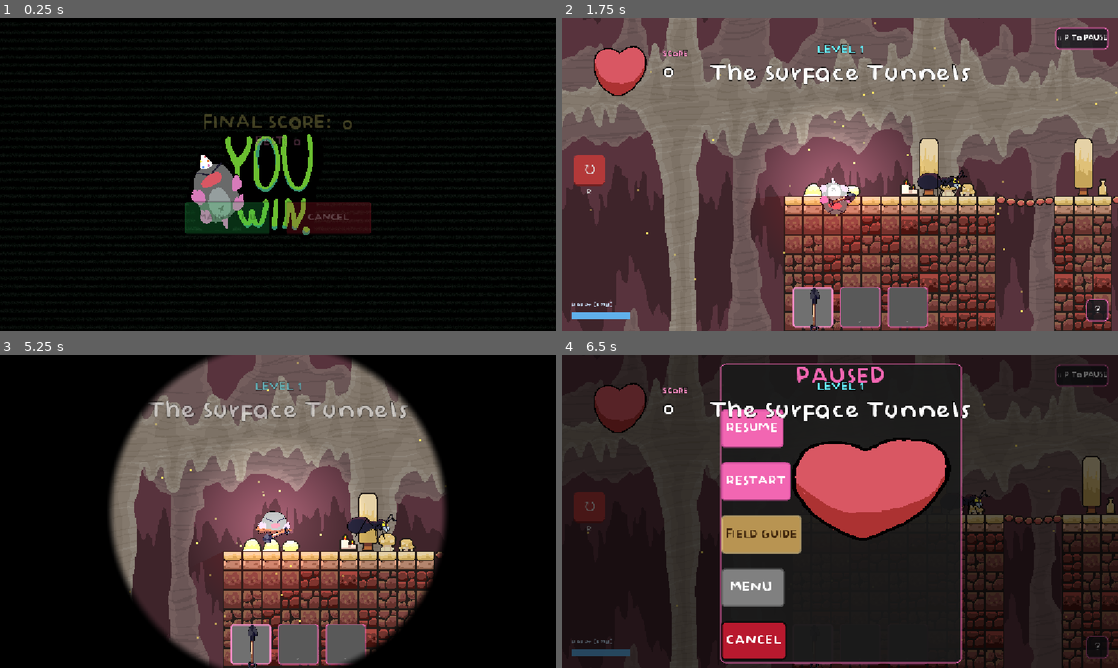
Above: before the commit, frames 1-4 (two rows, left to right).
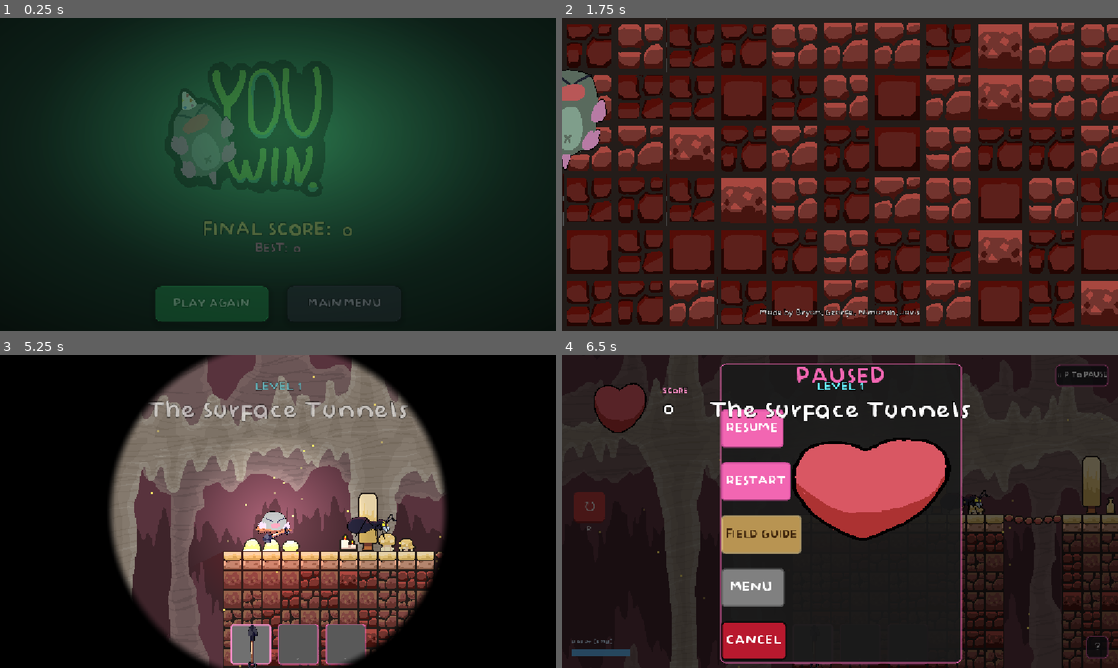
Above: after the commit, the same moments.

Repository: Geofoods/Holy-Moly
Game: Godot game, scene res://scenes/win_screen.tscn
Two runs of this game, one before a commit and one after it. Both use one fixed random seed, a clock stepped at 60 frames per second and the inputs below. This scene is started directly instead of the project's main scene. Sound files missing from this copy of the repository are replaced by a short silence.
Inputs (mouse positions are in pixels of both pictures, inside the frame that each line leads up to):
- Up to frame 1 (0.25 s): no input
- Up to frame 2 (1.75 s): click "MAIN MENU" at 0.5 s; click "CANCEL" (after the commit: "MAIN MENU") at 1.25 s
- Up to frame 3 (5.25 s): tap Enter (ui_accept) at 2, 2.27, 3.02 s; move the mouse to (400, 495) at 2.02 s; hold Right (ui_right) 2.03-2.78 s; tap Shift (dig_dash, bound only before the commit) at 2.1 s; click (400, 495) at 2.17 s; move the mouse to (166, 527) at 2.77 s; hold Down (ui_down) 2.78-3.53 s; click (166, 527) at 2.85 s; move the mouse to (333, 442) at 3.52 s; hold Right (ui_right) 3.53-4.25 s; tap E at 3.6 s; click (333, 442) at 3.67 s; click "PLAY" at 4.25 s; click "Level 1 - The Surface Tunnels" at 5 s
- Up to frame 4 (6.5 s): move the mouse to (812, 574) at 5.77 s; hold W from 5.78 s (still down); tap P at 5.85 s; click (812, 574) at 5.92 s; tap Enter (ui_accept) at 6.02 s

The runs differ from the first frame. In frame 1, 79% of the frame differs, in the area x 0-100%, y 0-100%; in frame 2, 95%; in frame 3, 0.1%; in frame 4, less than 0.1%.

Commit message:
win screen ui changed

Diff:
--- a/scenes/win_screen.tscn
+++ b/scenes/win_screen.tscn
@@ -1,66 +1,92 @@
-[gd_scene format=3 uid="uid://b3w7fiq01gdak"]
+[gd_scene load_steps=13 format=3 uid="uid://b3w7fiq01gdak"]
 
 [ext_resource type="Script" uid="uid://c7nbgm1ch54sp" path="res://scripts/win_screen.gd" id="1_winscr"]
-[ext_resource type="Shader" uid="uid://ch2hh4i0b8k0l" path="res://shaders/corrupted_bg.gdshader" id="2_shader"]
 [ext_resource type="FontFile" uid="uid://bnyew5lradf4a" path="res://Baby Doll.otf" id="4_babydoll"]
 [ext_resource type="Texture2D" uid="uid://b301151ulaavk" path="res://image (6).webp" id="5_winimg"]
 
-[sub_resource type="ShaderMaterial" id="ShaderMaterial_bg"]
-shader = ExtResource("2_shader")
-shader_parameter/scanline_count = 240.0
-shader_parameter/scanline_opacity = 0.22
-shader_parameter/noise_strength = 0.07
-shader_parameter/glitch_speed = 2.4
-shader_parameter/base_color = Color(0.035, 0.05, 0.04, 1)
-shader_parameter/tint_color = Color(0.15, 0.55, 0.3, 1)
+[sub_resource type="Gradient" id="Gradient_bg"]
+offsets = PackedFloat32Array(0, 0.55, 1)
+colors = PackedColorArray(0.11, 0.3, 0.21, 1, 0.05, 0.12, 0.09, 1, 0.02, 0.04, 0.03, 1)
+
+[sub_resource type="GradientTexture2D" id="GradientTexture2D_bg"]
+gradient = SubResource("Gradient_bg")
+width = 1024
+height = 1024
+fill = 1
+fill_from = Vector2(0.5, 0.4)
+fill_to = Vector2(1.1, 1.05)
+
+[sub_resource type="Gradient" id="Gradient_glow"]
+offsets = PackedFloat32Array(0, 0.7, 1)
+colors = PackedColorArray(0.35, 0.95, 0.55, 0.28, 0.2, 0.6, 0.38, 0.08, 0.1, 0.3, 0.2, 0)
+
+[sub_resource type="GradientTexture2D" id="GradientTexture2D_glow"]
+gradient = SubResource("Gradient_glow")
+width = 512
+height = 512
+fill = 1
+fill_from = Vector2(0.5, 0.5)
+fill_to = Vector2(1.0, 0.5)
 
 [sub_resource type="StyleBoxFlat" id="StyleBoxFlat_playbutton"]
-bg_color = Color(0.13, 0.75, 0.32, 1)
+bg_color = Color(0.16, 0.72, 0.38, 1)
 border_width_left = 3
 border_width_top = 3
 border_width_right = 3
 border_width_bottom = 3
-border_color = Color(0.03, 0.03, 0.03, 1)
-corner_radius_top_left = 4
-corner_radius_top_right = 4
-corner_radius_bottom_right = 4
-corner_radius_bottom_left = 4
+border_color = Color(0.04, 0.12, 0.07, 1)
+corner_radius_top_left = 14
+corner_radius_top_right = 14
+corner_radius_bottom_right = 14
+corner_radius_bottom_left = 14
+shadow_color = Color(0, 0, 0, 0.45)
+shadow_size = 10
+shadow_offset = Vector2(0, 5)
 
 [sub_resource type="StyleBoxFlat" id="StyleBoxFlat_playbutton_hover"]
-bg_color = Color(0.2, 0.95, 0.42, 1)
+bg_color = Color(0.24, 0.92, 0.5, 1)
 border_width_left = 3
 border_width_top = 3
 border_width_right = 3
 border_width_bottom = 3
-border_color = Color(0.03, 0.03, 0.03, 1)
-corner_radius_top_left = 4
-corner_radius_top_right = 4
-corner_radius_bottom_right = 4
-corner_radius_bottom_left = 4
+border_color = Color(0.04, 0.12, 0.07, 1)
+corner_radius_top_left = 14
+corner_radius_top_right = 14
+corner_radius_bottom_right = 14
+corner_radius_bottom_left = 14
+shadow_color = Color(0.2, 0.9, 0.45, 0.35)
+shadow_size = 14
+shadow_offset = Vector2(0, 4)
 
 [sub_resource type="StyleBoxFlat" id="StyleBoxFlat_exitbutton"]
-bg_color = Color(0.72, 0.1, 0.18, 1)
+bg_color = Color(0.22, 0.24, 0.3, 1)
 border_width_left = 3
 border_width_top = 3
 border_width_right = 3
 border_width_bottom = 3
-border_color = Color(0.03, 0.03, 0.03, 1)
-corner_radius_top_left = 4
-corner_radius_top_right = 4
-corner_radius_bottom_right = 4
-corner_radius_bottom_left = 4
+border_color = Color(0.05, 0.05, 0.07, 1)
+corner_radius_top_left = 14
+corner_radius_top_right = 14
+corner_radius_bottom_right = 14
+corner_radius_bottom_left = 14
+shadow_color = Color(0, 0, 0, 0.45)
+shadow_size = 10
+shadow_offset = Vector2(0, 5)
 
 [sub_resource type="StyleBoxFlat" id="StyleBoxFlat_exitbutton_hover"]
-bg_color = Color(0.9, 0.15, 0.25, 1)
+bg_color = Color(0.34, 0.37, 0.44, 1)
 border_width_left = 3
 border_width_top = 3
 border_width_right = 3
 border_width_bottom = 3
-border_color = Color(0.03, 0.03, 0.03, 1)
-corner_radius_top_left = 4
-corner_radius_top_right = 4
-corner_radius_bottom_right = 4
-corner_radius_bottom_left = 4
+border_color = Color(0.05, 0.05, 0.07, 1)
+corner_radius_top_left = 14
+corner_radius_top_right = 14
+corner_radius_bottom_right = 14
+corner_radius_bottom_left = 14
+shadow_color = Color(0, 0, 0, 0.5)
+shadow_size = 14
+shadow_offset = Vector2(0, 4)
 
 [node name="WinScreen" type="Control" unique_id=2142739552]
 layout_mode = 3
@@ -71,20 +97,34 @@
 grow_vertical = 2
 script = ExtResource("1_winscr")
 
-[node name="Background" type="ColorRect" parent="." unique_id=225700856]
-material = SubResource("ShaderMaterial_bg")
+[node name="Background" type="TextureRect" parent="." unique_id=225700856]
 layout_mode = 1
 anchors_preset = 15
 anchor_right = 1.0
 anchor_bottom = 1.0
 grow_horizontal = 2
 grow_vertical = 2
-color = Color(0.05, 0.03, 0.03, 1)
+texture = SubResource("GradientTexture2D_bg")
+expand_mode = 1
+stretch_mode = 0
 
-[node name="Sprite2D" type="Sprite2D" parent="." unique_id=1815635455]
-position = Vector2(605, 155)
-scale = Vector2(0.5, 0.5)
-texture = ExtResource("5_winimg")
+[node name="Glow" type="TextureRect" parent="." unique_id=225700857]
+layout_mode = 1
+anchors_preset = 8
+anchor_left = 0.5
+anchor_top = 0.5
+anchor_right = 0.5
+anchor_bottom = 0.5
+offset_left = -520.0
+offset_top = -430.0
+offset_right = 520.0
+offset_bottom = 250.0
+grow_horizontal = 2
+grow_vertical = 2
+mouse_filter = 2
+texture = SubResource("GradientTexture2D_glow")
+expand_mode = 1
+stretch_mode = 0
 
 [node name="CenterContainer" type="CenterContainer" parent="." unique_id=1186452265]
 layout_mode = 1
@@ -96,47 +136,55 @@
 
 [node name="VBoxContainer" type="VBoxContainer" parent="CenterContainer" unique_id=79523256]
 layout_mode = 2
-size_flags_horizontal = 2
-size_flags_vertical = 2
-theme_override_constants/separation = 40
+theme_override_constants/separation = 26
 alignment = 1
 
+[node name="WinImage" type="TextureRect" parent="CenterContainer/VBoxContainer" unique_id=911627498]
+custom_minimum_size = Vector2(560, 373)
+layout_mode = 2
+size_flags_horizontal = 4
+texture = ExtResource("5_winimg")
+expand_mode = 1
+stretch_mode = 5
+
 [node name="Spacer" type="Control" parent="CenterContainer/VBoxContainer" unique_id=911627499]
-custom_minimum_size = Vector2(0, 30)
+custom_minimum_size = Vector2(0, 10)
 layout_mode = 2
 
 [node name="ButtonContainer" type="HBoxContainer" parent="CenterContainer/VBoxContainer" unique_id=1499038448]
 layout_mode = 2
-theme_override_constants/separation = 30
+theme_override_constants/separation = 34
 alignment = 1
 
 [node name="MainMenuButton" type="Button" parent="CenterContainer/VBoxContainer/ButtonContainer" unique_id=509407488]
-custom_minimum_size = Vector2(180, 70)
+custom_minimum_size = Vector2(240, 78)
 layout_mode = 2
-size_flags_horizontal = 0
-theme_override_colors/font_color = Color(0.03, 0.03, 0.03, 1)
-theme_override_colors/font_outline_color = Color(0, 0, 0, 1)
+focus_mode = 0
+theme_override_colors/font_color = Color(0.98, 1, 0.98, 1)
+theme_override_colors/font_outline_color = Color(0, 0.1, 0.04, 1)
+theme_override_constants/outline_size = 6
 theme_override_fonts/font = ExtResource("4_babydoll")
-theme_override_font_sizes/font_size = 22
+theme_override_font_sizes/font_size = 28
 theme_override_styles/normal = SubResource("StyleBoxFlat_playbutton")
 theme_override_styles/pressed = SubResource("StyleBoxFlat_playbutton_hover")
 theme_override_styles/hover = SubResource("StyleBoxFlat_playbutton_hover")
-theme_override_styles/focus = SubResource("StyleBoxFlat_playbutton_hover")
-text = "MAIN MENU"
+theme_override_styles/focus = SubResource("StyleBoxFlat_playbutton")
+text = "PLAY AGAIN"
 
 [node name="CancelButton" type="Button" parent="CenterContainer/VBoxContainer/ButtonContainer" unique_id=387091399]
-custom_minimum_size = Vector2(180, 70)
+custom_minimum_size = Vector2(240, 78)
 layout_mode = 2
-size_flags_horizontal = 0
-theme_override_colors/font_color = Color(0.95, 0.95, 0.95, 1)
+focus_mode = 0
+theme_override_colors/font_color = Color(0.92, 0.94, 0.98, 1)
 theme_override_colors/font_outline_color = Color(0, 0, 0, 1)
+theme_override_constants/outline_size = 6
 theme_override_fonts/font = ExtResource("4_babydoll")
-theme_override_font_sizes/font_size = 24
+theme_override_font_sizes/font_size = 28
 theme_override_styles/normal = SubResource("StyleBoxFlat_exitbutton")
 theme_override_styles/pressed = SubResource("StyleBoxFlat_exitbutton_hover")
 theme_override_styles/hover = SubResource("StyleBoxFlat_exitbutton_hover")
-theme_override_styles/focus = SubResource("StyleBoxFlat_exitbutton_hover")
-text = "CANCEL"
+theme_override_styles/focus = SubResource("StyleBoxFlat_exitbutton")
+text = "MAIN MENU"
 
 [connection signal="pressed" from="CenterContainer/VBoxContainer/ButtonContainer/MainMenuButton" to="." method="_on_main_menu_pressed"]
 [connection signal="pressed" from="CenterContainer/VBoxContainer/ButtonContainer/CancelButton" to="." method="_on_cancel_pressed"]
--- a/scripts/win_screen.gd
+++ b/scripts/win_screen.gd
@@ -2,8 +2,6 @@
 
 func _ready():
 	LevelMusic.stop()
-	var viewport_size: Vector2 = get_viewport_rect().size
-	$Sprite2D.position = viewport_size / 2.0
 	var vbox = $CenterContainer/VBoxContainer
 	vbox.modulate.a = 0.0
 	vbox.scale = Vector2(0.85, 0.85)
@@ -11,8 +9,23 @@
 	_set_buttons_enabled(false)
 	ScoreManager.finalize()
 	_add_score_display(vbox)
+	for btn in [$CenterContainer/VBoxContainer/ButtonContainer/MainMenuButton, $CenterContainer/VBoxContainer/ButtonContainer/CancelButton]:
+		_setup_button_hover(btn)
 	_spawn_confetti()
 	animate_win()
+
+func _setup_button_hover(btn: Button) -> void:
+	btn.mouse_entered.connect(func():
+		if btn.disabled:
+			return
+		SFX.play_ui("ui_hover", -18.0, 1.8)
+		var t := create_tween()
+		t.tween_property(btn, "scale", Vector2(1.06, 1.06), 0.12).set_trans(Tween.TRANS_BACK).set_ease(Tween.EASE_OUT)
+	)
+	btn.mouse_exited.connect(func():
+		var t := create_tween()
+		t.tween_property(btn, "scale", Vector2.ONE, 0.1).set_trans(Tween.TRANS_SINE).set_ease(Tween.EASE_OUT)
+	)
 
 func _add_score_display(vbox: VBoxContainer) -> void:
 	var font := load("res://Baby Doll.otf") as Font
@@ -41,7 +54,8 @@
 	box.add_child(best_label)
 
 	vbox.add_child(box)
-	vbox.move_child(box, 0)
+	# Place the score just under the "YOU WIN" image (index 0), above the buttons.
+	vbox.move_child(box, 1)
 
 func _spawn_confetti() -> void:
 	var viewport_size: Vector2 = get_viewport_rect().size
@@ -84,8 +98,13 @@
 	tween.tween_property(vbox, "scale", Vector2(1.0, 1.0), 0.55).set_trans(Tween.TRANS_BACK).set_ease(Tween.EASE_OUT)
 
 func _set_buttons_enabled(enabled: bool) -> void:
-	$CenterContainer/VBoxContainer/ButtonContainer/MainMenuButton.disabled = not enabled
-	$CenterContainer/VBoxContainer/ButtonContainer/CancelButton.disabled = not enabled
+	var main_btn = $CenterContainer/VBoxContainer/ButtonContainer/MainMenuButton
+	var cancel_btn = $CenterContainer/VBoxContainer/ButtonContainer/CancelButton
+	main_btn.disabled = not enabled
+	cancel_btn.disabled = not enabled
+	if enabled:
+		main_btn.pivot_offset = main_btn.size / 2.0
+		cancel_btn.pivot_offset = cancel_btn.size / 2.0
 
 func _on_main_menu_pressed():
 	SFX.play_ui("ui_click")
